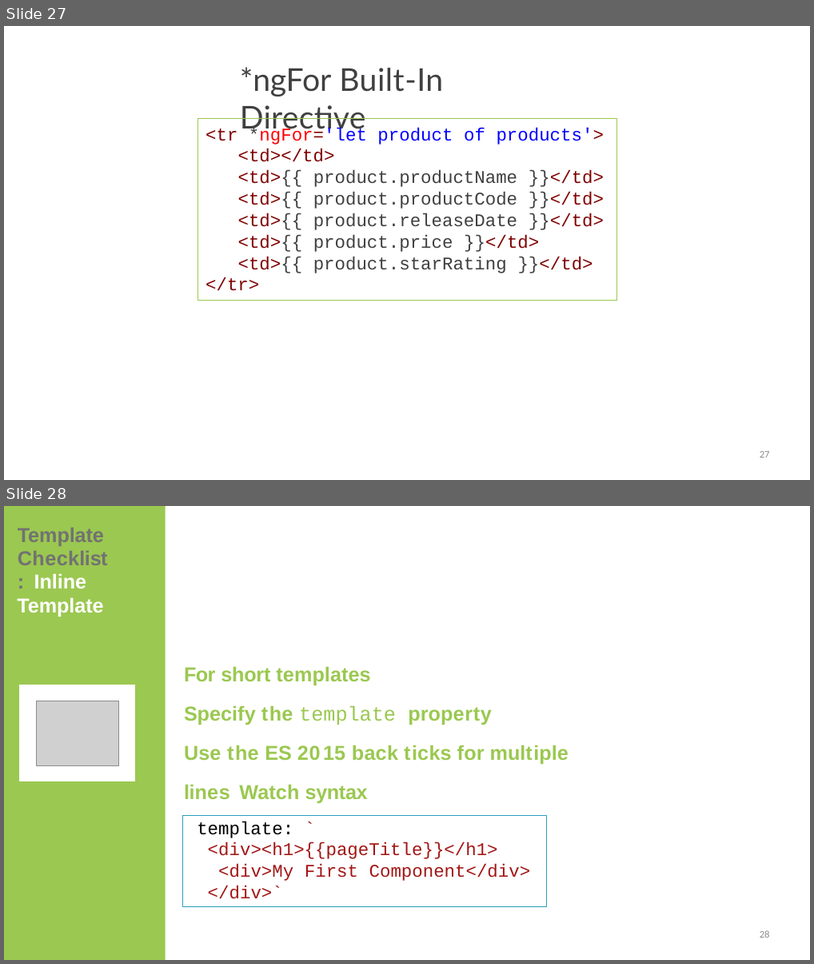
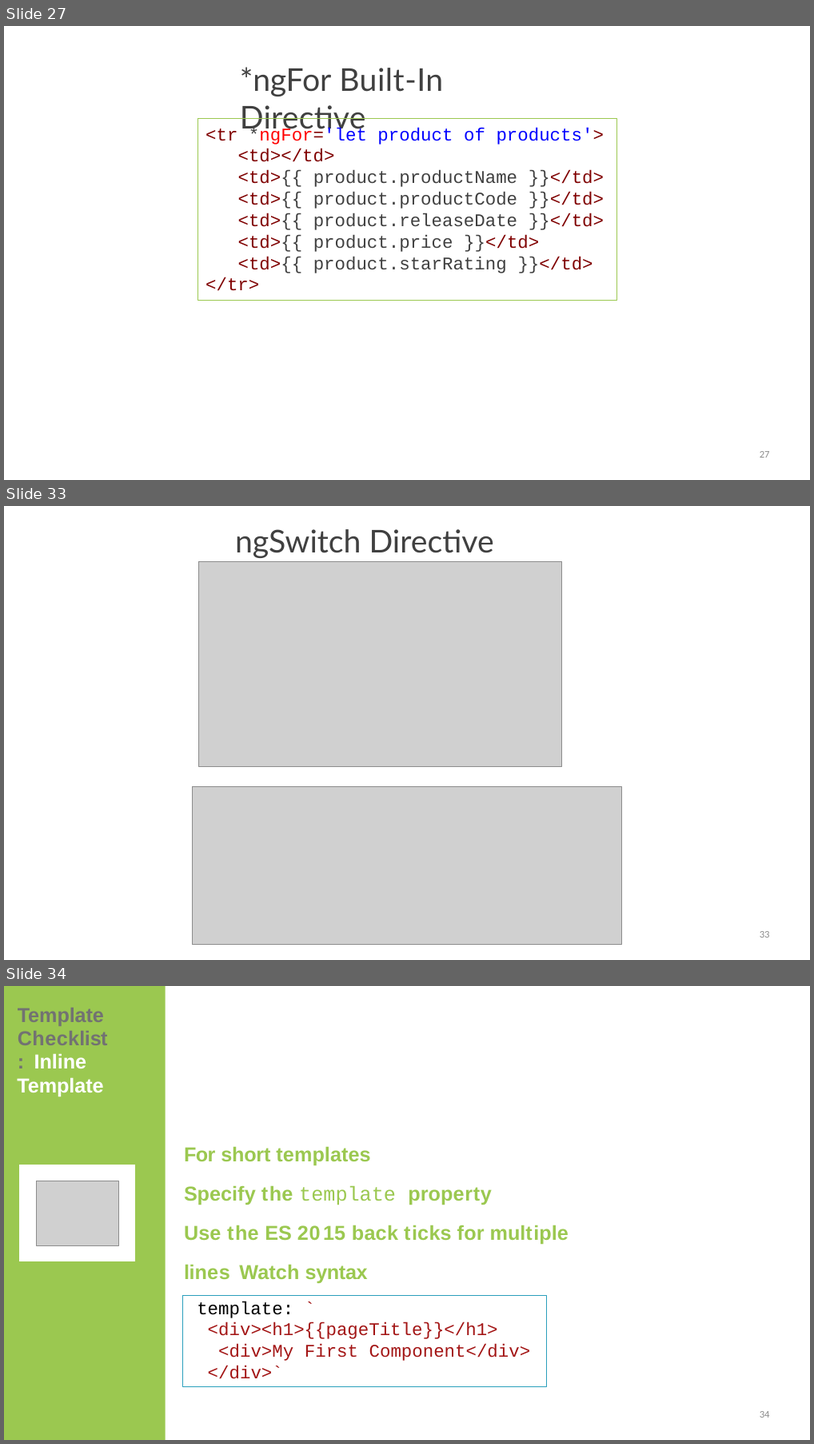
Before and after one commit to StevenJoseph19/Coforge-Angular14-July-2023, a slide deck: Day 4/Slides/5. Templates, Interpolation, and Directives/templates-interpolation-and-directives-slides.pptx. Shown one above the other, each under a label of ours: slides 27 and 28 before the commit, slides 27, 33 and 34 after it; the slides between them are not shown. The pictures are 814x964 and 814x1444 pixels, drawn with LibreOffice and Linux fonts; fonts in the diff are those of the drawing; grey boxes stand for pictures; background and template pictures are left out. Boxes give left, top, right and bottom in pixels: in the first picture for what was removed or moved away, otherwise in the second. Text is boxed around its words. In the diff, an @@ line names an element or a change of style, - is before the commit and + after.

Commit message:
Updated training materials for ngSwitch

```diff
--- a/Day 4/Slides/5. Templates, Interpolation, and Directives/templates-interpolation-and-directives-slides.pptx
+++ b/Day 4/Slides/5. Templates, Interpolation, and Directives/templates-interpolation-and-directives-slides.pptx
@@ slide 33 added at (x1=4, y1=506, x2=810, y2=960), background #FFFFFF @@
@@ title added at (x1=235, y1=529, x2=494, y2=558), 56 pt, text #404040 @@
+ngSwitch Directive
@@ picture added at (x1=198, y1=562, x2=562, y2=766) @@
@@ picture added at (x1=192, y1=787, x2=622, y2=944) @@
@@ page number added at (x1=760, y1=931, x2=770, y2=937), 18 pt, text #8C8C8C @@
+33
@@ what was slide 28 is now slide 34 @@
@@ page number at (x1=760, y1=1411, x2=770, y2=1417): text changed @@
-28
+34
```
Also in this commit, not shown: 5 other slides added, 10 other files.
